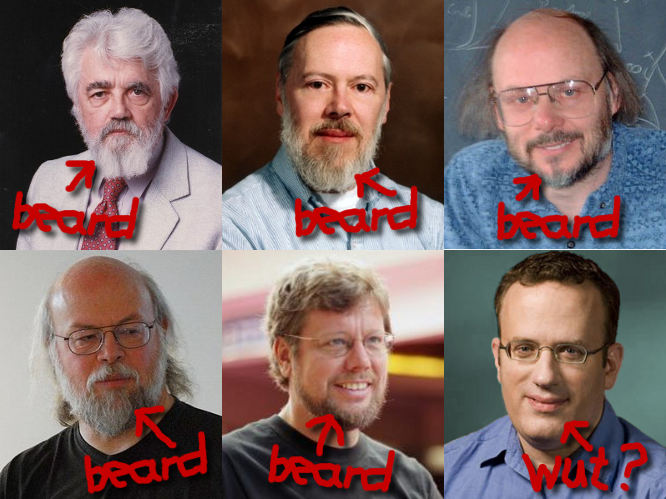
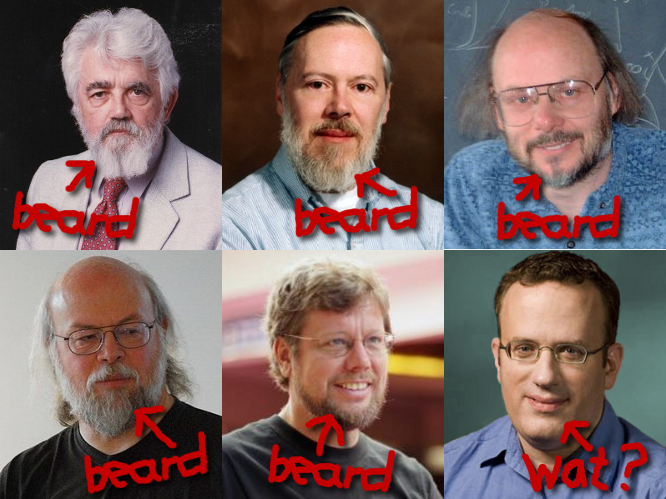
Comparing the layer stacks of the two 666x499 images. Changes:
painted on "The Secret" over (564, 457, 581, 471)
painted on "Drop Shadow" over (18, 159, 657, 499)
